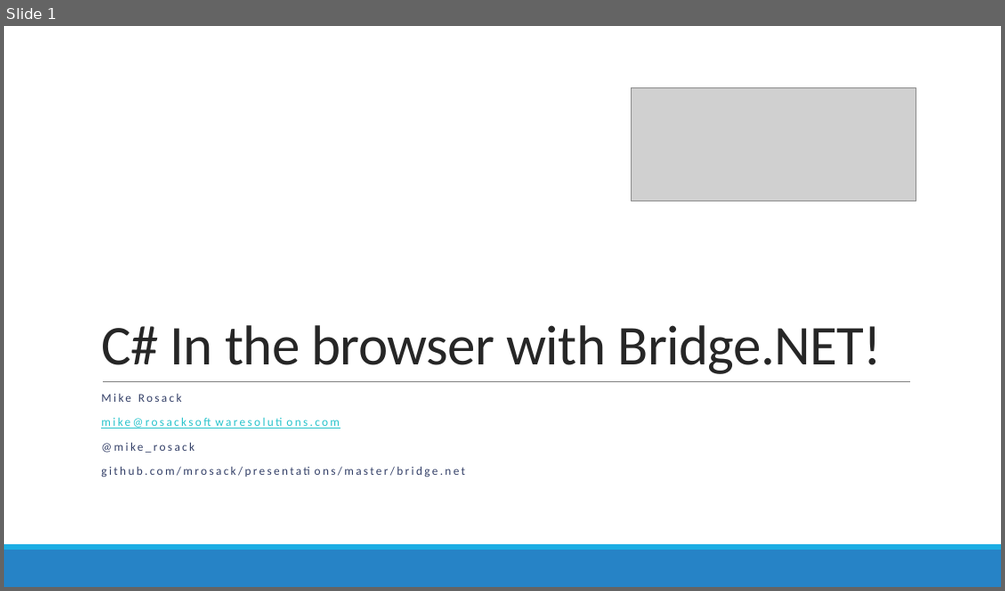
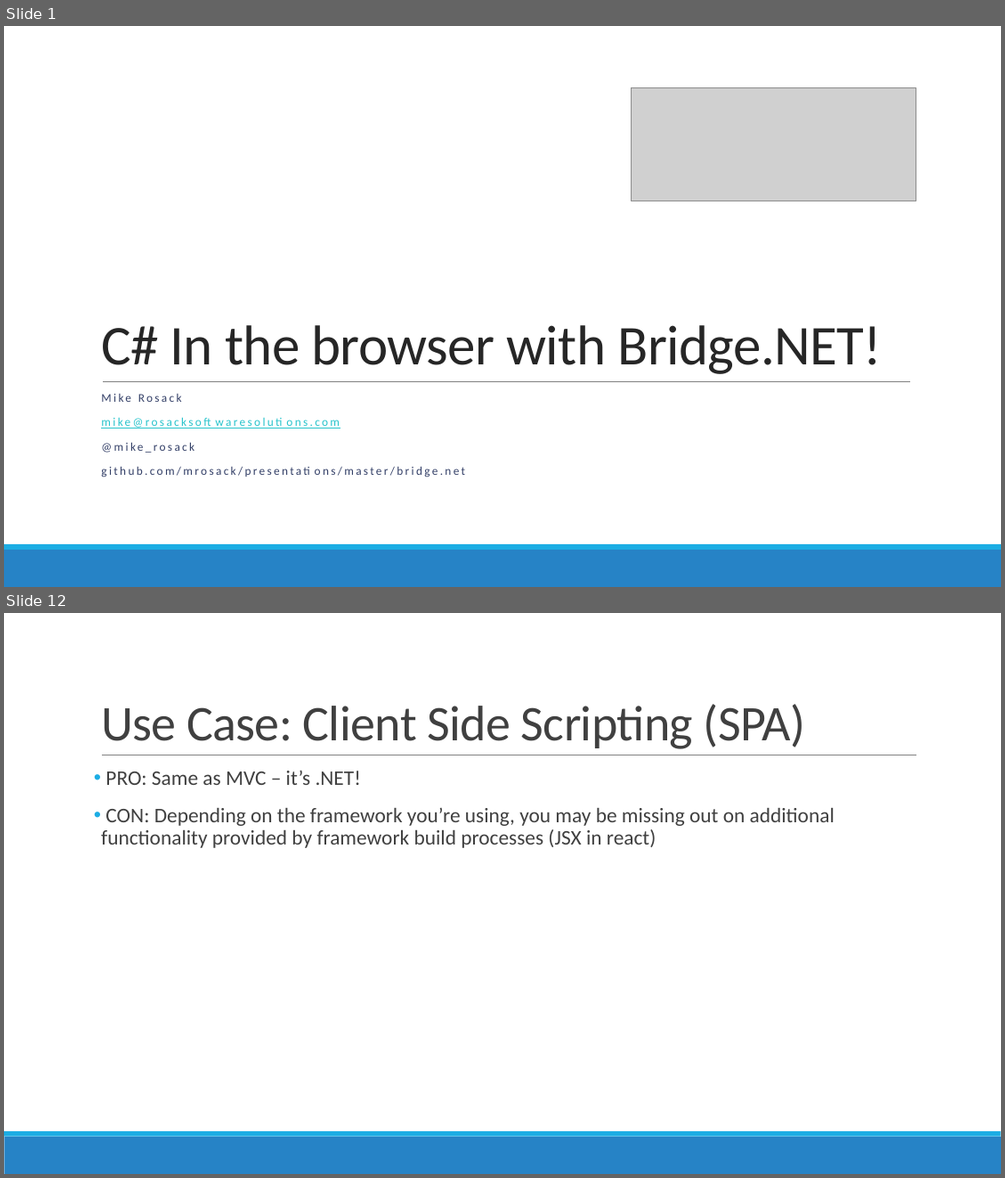
Before and after one commit to mrosack/presentations, a slide deck: bridge.net/bridge-net.pptx. Shown one above the other, each under a label of ours: slide 1 before the commit, slides 1 and 12 after it; the slides between them are not shown. The pictures are 1005x591 and 1005x1178 pixels, drawn with LibreOffice and Linux fonts; fonts in the diff are those of the drawing; grey boxes stand for pictures. Boxes give left, top, right and bottom in pixels: in the first picture for what was removed or moved away, otherwise in the second. Text is boxed around its words. In the diff, an @@ line names an element or a change of style, - is before the commit and + after.

```diff
--- a/bridge.net/bridge-net.pptx
+++ b/bridge.net/bridge-net.pptx
@@ slide 12 added at bbox=[4, 613, 1001, 1174], background #FFFFFF; not listed: 2 template elements that a slide beside it also shows @@
@@ title added at bbox=[101, 704, 805, 749], 48 pt, text #404040 @@
+Use Case: Client Side Scripting (SPA)
@@ text added at bbox=[101, 770, 834, 848], 20 pt, text #404040 @@
+• PRO: Same as MVC – it’s .NET!
+• CON: Depending on the framework you’re using, you may be missing out on additional functionality provided by framework build processes (JSX in react)
@@ line added from (102, 755) to (917, 755), #808080 0.5 pt @@
```
Also in this commit, not shown: 11 other slides added, 1 slide removed.
